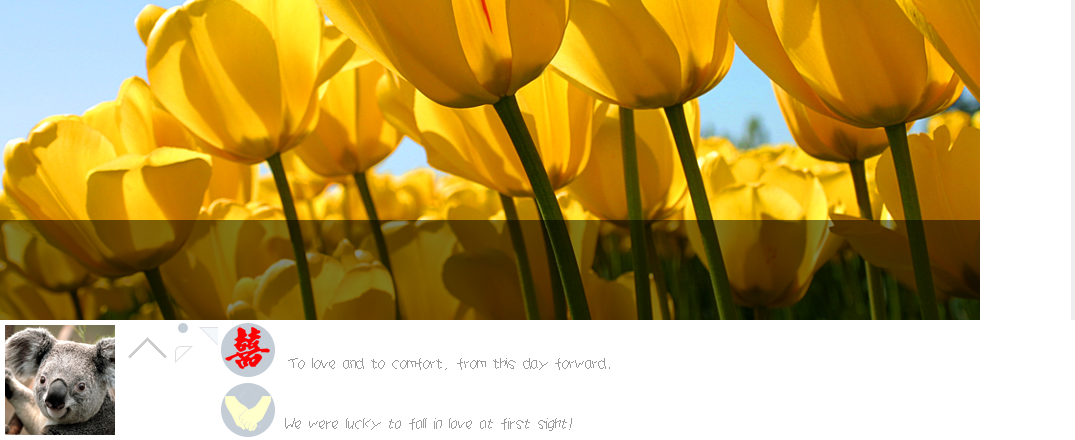
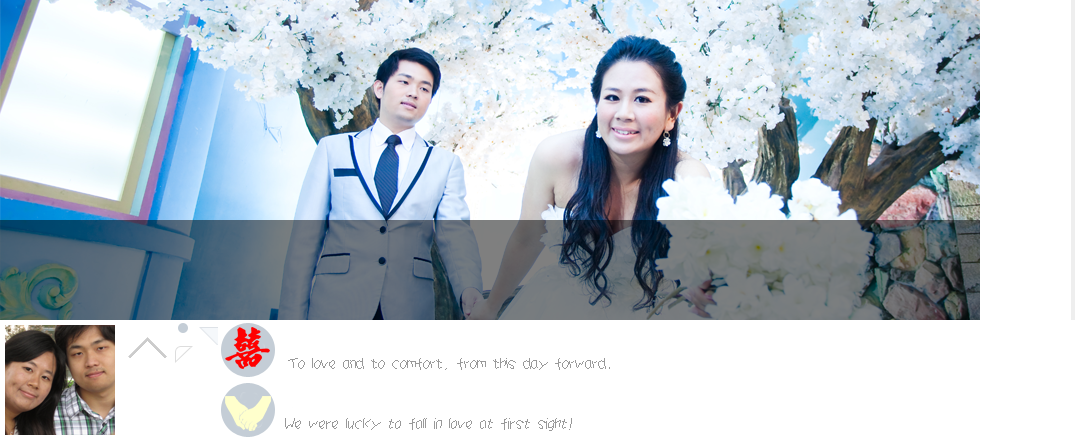
Two versions of the same layered image (1075x440). Layer-by-layer changes:
renamed "图层 4" to "图层 16", painted on it over 5, 325, 115, 435
renamed "图层 2" to "图层 15", painted on it over 0, 0, 980, 435
